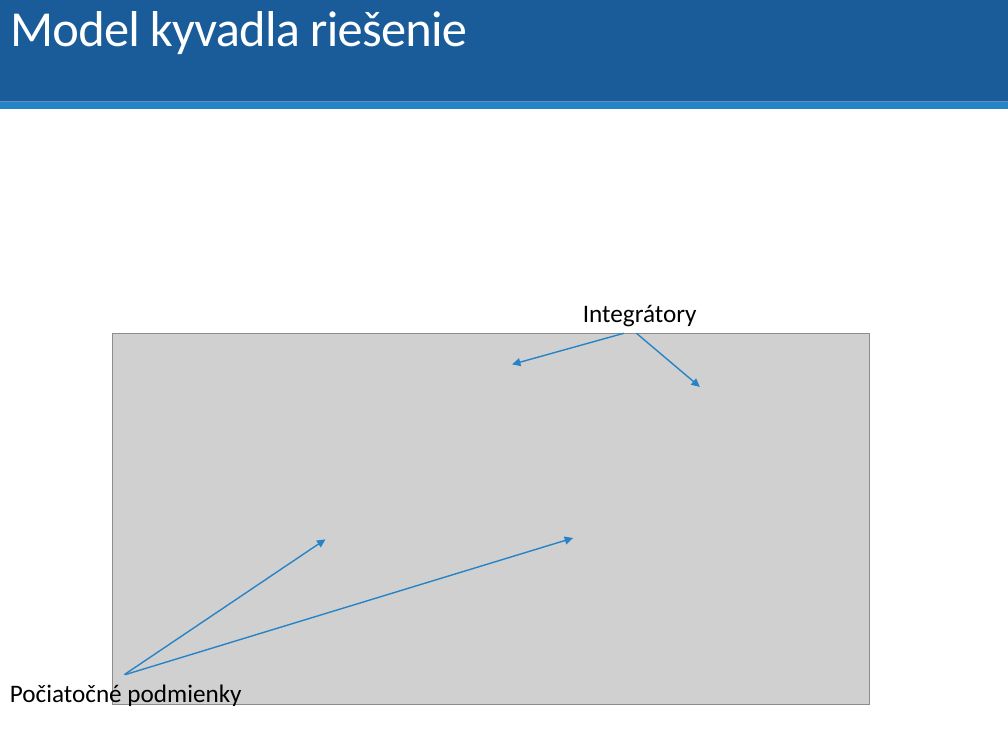
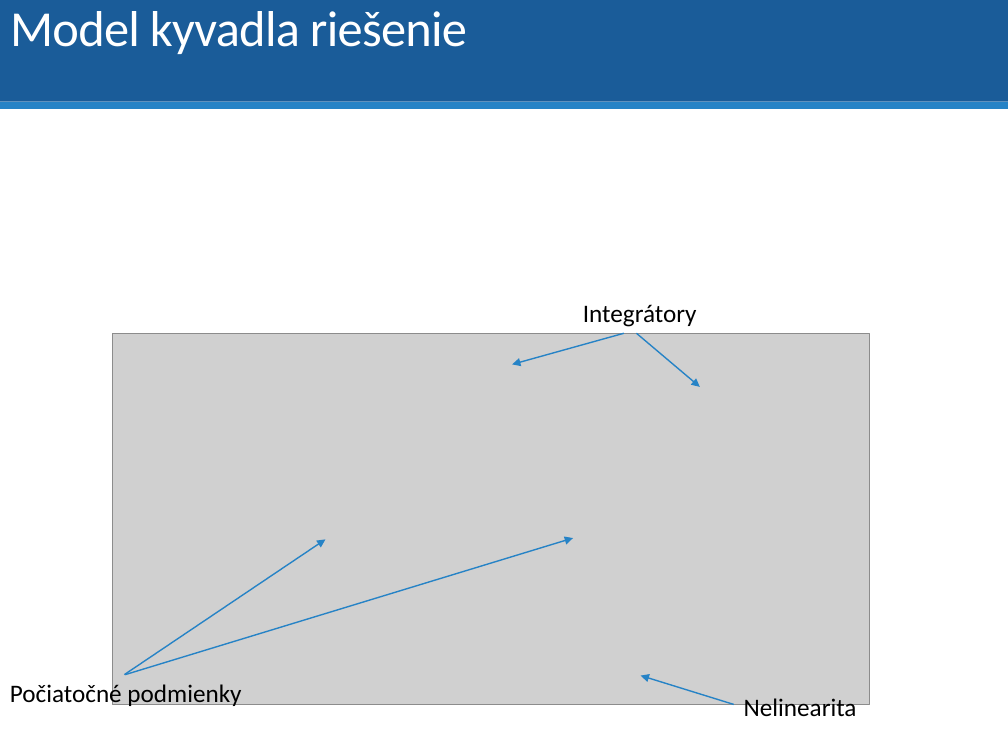
Before and after one commit to dodekm/TeamProjektKybernetika, a slide deck: slide 56 of Nove prednasky/P01_dynamika_dif_rovnice_LPT_prenosova_funkcia_modelovanie.pptx (slide 57 before the commit). Drawn at 1008x756 pixels with LibreOffice and Linux fonts; fonts in the diff are those of the drawing; grey boxes stand for pictures. Boxes give left, top, right and bottom in pixels: in the first picture for what was removed or moved away, otherwise in the second. Text is boxed around its words. In the diff, an @@ line names an element or a change of style, - is before the commit and + after.

```diff
--- a/Nove prednasky/P01_dynamika_dif_rovnice_LPT_prenosova_funkcia_modelovanie.pptx
+++ b/Nove prednasky/P01_dynamika_dif_rovnice_LPT_prenosova_funkcia_modelovanie.pptx
@@ arrow added from (734, 705) to (641, 675), #2683C6 1 pt @@
@@ text added at (x1=744, y1=698, x2=857, y2=723), 18 pt, text #000000 @@
+Nelinearita
```
Also in this commit, not shown: 3 other slides changed, 1 slide removed.
